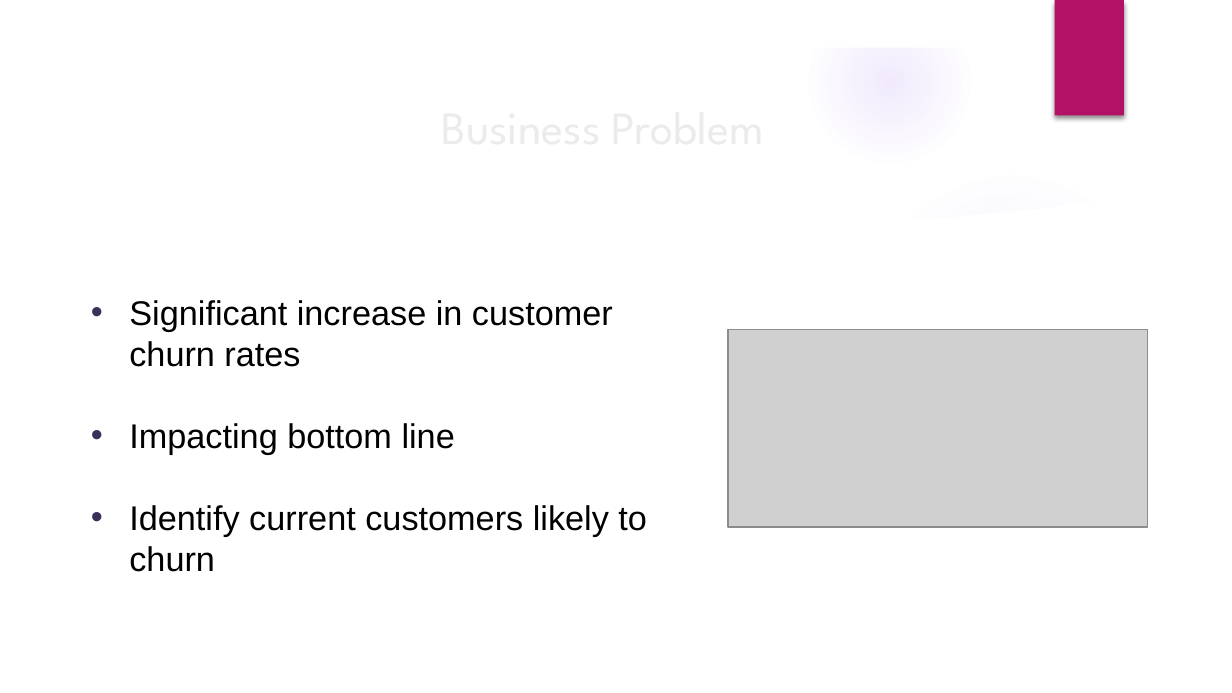
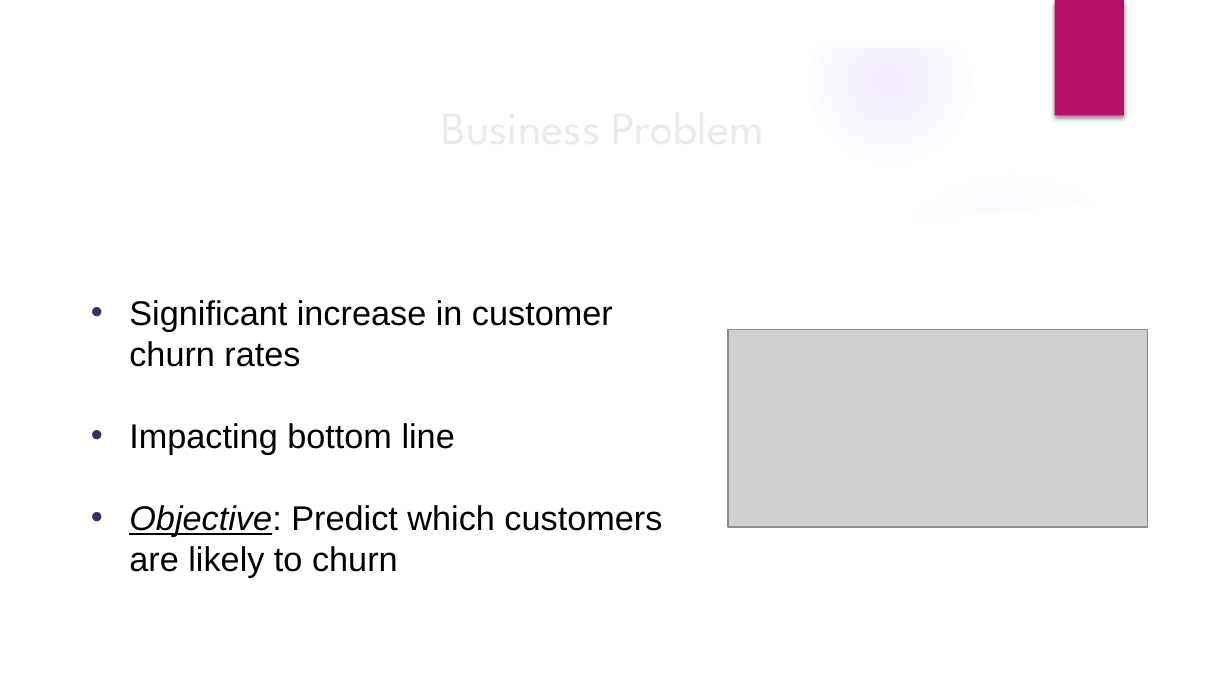
Before and after one commit to AliRampur/Phase-3-Project, a slide deck: slide 2 of Phase 3 Presentation.pptx. Drawn at 1232x693 pixels with LibreOffice and Linux fonts; fonts in the diff are those of the drawing; grey boxes stand for pictures; background and template pictures are left out. Boxes give left, top, right and bottom in pixels: in the first picture for what was removed or moved away, otherwise in the second. Text is boxed around its words. In the diff, an @@ line names an element or a change of style, - is before the commit and + after.

Commit message:
finalize readme and presentation

```diff
--- a/Phase 3 Presentation.pptx
+++ b/Phase 3 Presentation.pptx
@@ text at [129, 505, 662, 578]: text changed @@
-• Identify current customers likely to churn
+• Objective: Predict which customers are likely to churn
```
Also in this commit, not shown: 1 other file.
